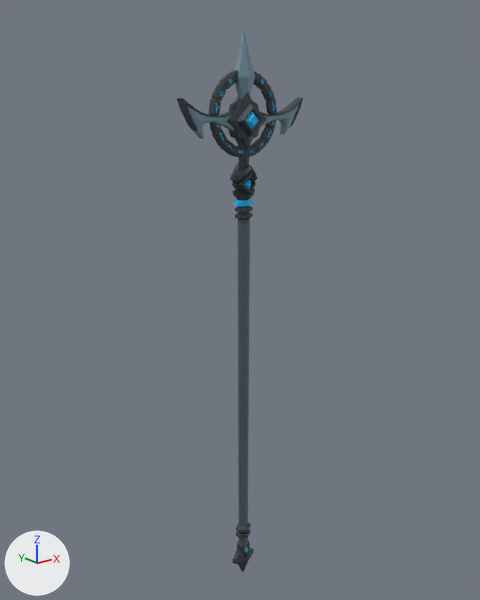
Two versions of the FBX model Assets/Imported/PurePoly/Free Fantasy RPG Weapons/Meshes/PP_Theme_07_Scepter_001.fbx, one commit apart.
One viewpoint serves both versions: a 50 mm lens placed at (-5.657, -1.681, 23.385), pointed at (-4.344, -0.04, 22.729). The lights are fixed; the arrows at lower left show +X, +Y and +Z. The older version comes first. Where no turn or scale is listed for an object, it has been applied to the vertices.

The scene before the commit, as lines of its bpy script (objects in view):
```python
me_cylinder_997 = bpy.data.meshes.new('Cylinder.997')
me_cylinder_997.from_pydata(...)  # 1868 vertices, 1694 faces; spans x -0.23..0.23, y -0.05..0.05, z -0.68..1.2
me_cylinder_997.materials.append(mat_pp_standard_material_001)  # picture img_pp_color_palette_png
ob_pp_theme_07_scepter_001 = bpy.data.objects.new('PP_Theme_07_Scepter_001', me_cylinder_997)
ob_pp_theme_07_scepter_001.location = (-4.356, -0.074, 22.361)
```
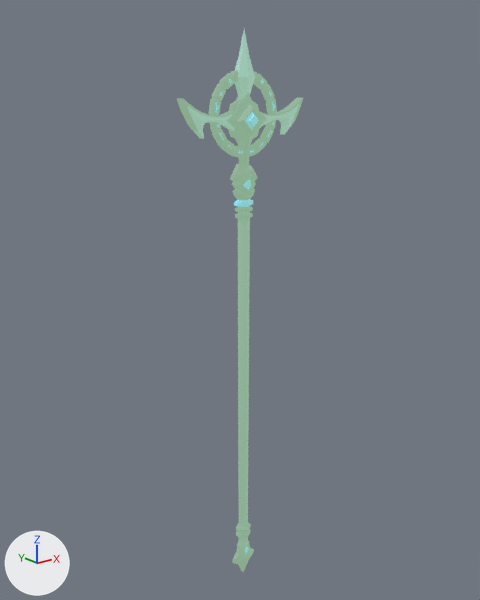
The newer file is also turned or shifted as a whole; pictures and numbers use the older file's frame.

Boxes (x1, y1, x2, y2) around the edits, measured in the pictures (480 x 600 px):
'PP_Theme_07_Scepter_001', recoloured (lighter): (177, 29, 303, 572) in both

Edits to the bpy script that builds the scene:
```text
Add mat_pp_standard_material:
    mat_pp_standard_material = principled_material('PP_Standard_Material')
    mat_pp_standard_material.texture = img_pp_color_palette_png
    mat_pp_standard_material.roughness = 0.553
    mat_pp_standard_material.emission_color = (0.228, 0.387, 0.248)  # greyish green #83a788
    mat_pp_standard_material.emission_strength = 1.0
Change me_cylinder_997:
    where me_cylinder_997.from_pydata(...)  # 1868 vertices, 1694 faces; spans x -0.23..0.23, y -0.05..0.05, z -0.68..1.2
    remove me_cylinder_997.materials.append(mat_pp_standard_material_001)  # picture img_pp_color_palette_png
    add me_cylinder_997.materials.append(mat_pp_standard_material)  # picture img_pp_color_palette_png, glowing greyish green #83a788
```
